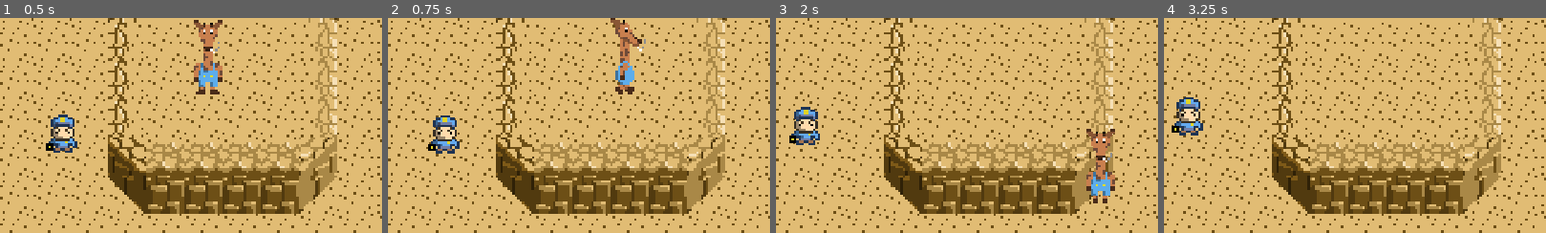
Above: before the commit, frames 1-4 (left to right).
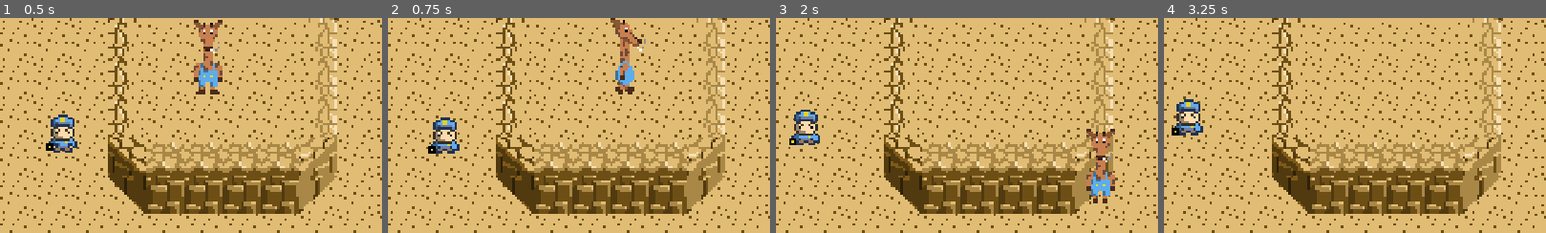
Above: after the commit, the same moments.

Repository: Clancy11011/GRAF-RPG
Game: Godot game, scene res://main.tscn
The game is run twice, just before and just after one commit, with the same random seed, the same clock (stepped at 60 frames per second) and the same inputs.
Inputs:
- Up to frame 1 (0.5 s): no input
- Up to frame 2 (0.75 s): hold D (right) from 0.53 s (still down)
- Up to frame 3 (2 s): release D (right) at 1.28 s; hold S (down) from 1.28 s (still down)
- Up to frame 4 (3.25 s): release S (down) at 2.03 s; hold D (right) 2.03-2.78 s; hold W (up) from 2.78 s (still down)
The pictures show only the part of the screen within x 6-56%, y 26-76%; the shares and areas given below are measured in that part.

Frame 1 is identical in both runs. In frame 2, 0.7% of the frame differs, in the area x 10-19%, y 45-64%; in frame 3, 0.7%; in frame 4, 0.7%.

Commit message:
Guard Animation Tree
Finished Guard Animation Tree

Diff:
--- a/guard.gd
+++ b/guard.gd
@@ -1,4 +1,12 @@
 extends CharacterBody2D
+
+#@export var move_speed : float = 10
+#@export var starting_direction : Vector2 = Vector2(0, 1)
+
+#@onready var animation_tree = $AnimationTree
+
+#func _ready():
+	#update_animation_parameters(starting_direction)
 
 func _physics_process(delta):
 	move_and_slide()
--- a/guard.tscn
+++ b/guard.tscn
@@ -8,6 +8,21 @@
 [sub_resource type="RectangleShape2D" id="RectangleShape2D_g8anr"]
 size = Vector2(13, 16)
 
+[sub_resource type="Animation" id="Animation_hq7i6"]
+length = 0.001
+tracks/0/type = "value"
+tracks/0/imported = false
+tracks/0/enabled = true
+tracks/0/path = NodePath("Sprite2D:frame")
+tracks/0/interp = 1
+tracks/0/loop_wrap = true
+tracks/0/keys = {
+"times": PackedFloat32Array(0),
+"transitions": PackedFloat32Array(1),
+"update": 1,
+"values": [0]
+}
+
 [sub_resource type="Animation" id="Animation_ljj25"]
 resource_name = "idle_down"
 length = 1.2
@@ -25,19 +40,38 @@
 "values": [0, 1]
 }
 
-[sub_resource type="Animation" id="Animation_hq7i6"]
-length = 0.001
-tracks/0/type = "value"
-tracks/0/imported = false
-tracks/0/enabled = true
-tracks/0/path = NodePath("Sprite2D:frame")
-tracks/0/interp = 1
-tracks/0/loop_wrap = true
-tracks/0/keys = {
-"times": PackedFloat32Array(0),
-"transitions": PackedFloat32Array(1),
-"update": 1,
-"values": [0]
+[sub_resource type="Animation" id="Animation_2m43b"]
+resource_name = "idle_left"
+length = 1.2
+loop_mode = 1
+tracks/0/type = "value"
+tracks/0/imported = false
+tracks/0/enabled = true
+tracks/0/path = NodePath("Sprite2D:frame")
+tracks/0/interp = 1
+tracks/0/loop_wrap = true
+tracks/0/keys = {
+"times": PackedFloat32Array(0, 0.6),
+"transitions": PackedFloat32Array(1, 1),
+"update": 1,
+"values": [15, 16]
+}
+
+[sub_resource type="Animation" id="Animation_mfl7e"]
+resource_name = "idle_right"
+length = 1.2
+loop_mode = 1
+tracks/0/type = "value"
+tracks/0/imported = false
+tracks/0/enabled = true
+tracks/0/path = NodePath("Sprite2D:frame")
+tracks/0/interp = 1
+tracks/0/loop_wrap = true
+tracks/0/keys = {
+"times": PackedFloat32Array(0, 0.6),
+"transitions": PackedFloat32Array(1, 1),
+"update": 1,
+"values": [10, 11]
 }
 
 [sub_resource type="Animation" id="Animation_jvuj2"]
@@ -57,40 +91,6 @@
 "values": [5, 6]
 }
 
-[sub_resource type="Animation" id="Animation_mfl7e"]
-resource_name = "idle_right"
-length = 1.2
-loop_mode = 1
-tracks/0/type = "value"
-tracks/0/imported = false
-tracks/0/enabled = true
-tracks/0/path = NodePath("Sprite2D:frame")
-tracks/0/interp = 1
-tracks/0/loop_wrap = true
-tracks/0/keys = {
-"times": PackedFloat32Array(0, 0.6),
-"transitions": PackedFloat32Array(1, 1),
-"update": 1,
-"values": [10, 11]
-}
-
-[sub_resource type="Animation" id="Animation_2m43b"]
-resource_name = "idle_left"
-length = 1.2
-loop_mode = 1
-tracks/0/type = "value"
-tracks/0/imported = false
-tracks/0/enabled = true
-tracks/0/path = NodePath("Sprite2D:frame")
-tracks/0/interp = 1
-tracks/0/loop_wrap = true
-tracks/0/keys = {
-"times": PackedFloat32Array(0, 0.6),
-"transitions": PackedFloat32Array(1, 1),
-"update": 1,
-"values": [15, 16]
-}
-
 [sub_resource type="Animation" id="Animation_dd2er"]
 resource_name = "walk_down"
 length = 1.6
@@ -108,6 +108,40 @@
 "values": [2, 3, 4, 3]
 }
 
+[sub_resource type="Animation" id="Animation_nvn4k"]
+resource_name = "walk_left"
+length = 1.6
+loop_mode = 1
+tracks/0/type = "value"
+tracks/0/imported = false
+tracks/0/enabled = true
+tracks/0/path = NodePath("Sprite2D:frame")
+tracks/0/interp = 1
+tracks/0/loop_wrap = true
+tracks/0/keys = {
+"times": PackedFloat32Array(0, 0.4, 0.8, 1.2),
+"transitions": PackedFloat32Array(1, 1, 1, 1),
+"update": 1,
+"values": [17, 18, 19, 18]
+}
+
+[sub_resource type="Animation" id="Animation_2k7iw"]
+resource_name = "walk_right"
+length = 1.6
+loop_mode = 1
+tracks/0/type = "value"
+tracks/0/imported = false
+tracks/0/enabled = true
+tracks/0/path = NodePath("Sprite2D:frame")
+tracks/0/interp = 1
+tracks/0/loop_wrap = true
+tracks/0/keys = {
+"times": PackedFloat32Array(0, 0.4, 0.8, 1.2),
+"transitions": PackedFloat32Array(1, 1, 1, 1),
+"update": 1,
+"values": [12, 13, 14, 13]
+}
+
 [sub_resource type="Animation" id="Animation_be1g1"]
 resource_name = "walk_up"
 length = 1.6
@@ -123,40 +157,6 @@
 "transitions": PackedFloat32Array(1, 1, 1, 1),
 "update": 1,
 "values": [7, 8, 9, 8]
-}
-
-[sub_resource type="Animation" id="Animation_2k7iw"]
-resource_name = "walk_right"
-length = 1.6
-loop_mode = 1
-tracks/0/type = "value"
-tracks/0/imported = false
-tracks/0/enabled = true
-tracks/0/path = NodePath("Sprite2D:frame")
-tracks/0/interp = 1
-tracks/0/loop_wrap = true
-tracks/0/keys = {
-"times": PackedFloat32Array(0, 0.4, 0.8, 1.2),
-"transitions": PackedFloat32Array(1, 1, 1, 1),
-"update": 1,
-"values": [12, 13, 14, 13]
-}
-
-[sub_resource type="Animation" id="Animation_nvn4k"]
-resource_name = "walk_left"
-length = 1.6
-loop_mode = 1
-tracks/0/type = "value"
-tracks/0/imported = false
-tracks/0/enabled = true
-tracks/0/path = NodePath("Sprite2D:frame")
-tracks/0/interp = 1
-tracks/0/loop_wrap = true
-tracks/0/keys = {
-"times": PackedFloat32Array(0, 0.4, 0.8, 1.2),
-"transitions": PackedFloat32Array(1, 1, 1, 1),
-"update": 1,
-"values": [17, 18, 19, 18]
 }
 
 [sub_resource type="AnimationLibrary" id="AnimationLibrary_q6nk1"]
@@ -172,7 +172,72 @@
 "walk_up": SubResource("Animation_be1g1")
 }
 
+[sub_resource type="AnimationNodeAnimation" id="AnimationNodeAnimation_1e1cu"]
+animation = &"idle_left"
+
+[sub_resource type="AnimationNodeAnimation" id="AnimationNodeAnimation_nhvnw"]
+animation = &"idle_right"
+
+[sub_resource type="AnimationNodeAnimation" id="AnimationNodeAnimation_u6can"]
+animation = &"idle_up"
+
+[sub_resource type="AnimationNodeAnimation" id="AnimationNodeAnimation_d2j0h"]
+animation = &"idle_down"
+
+[sub_resource type="AnimationNodeBlendSpace2D" id="AnimationNodeBlendSpace2D_3artf"]
+blend_point_0/node = SubResource("AnimationNodeAnimation_1e1cu")
+blend_point_0/pos = Vector2(-1, 0)
+blend_point_1/node = SubResource("AnimationNodeAnimation_nhvnw")
+blend_point_1/pos = Vector2(1, 0)
+blend_point_2/node = SubResource("AnimationNodeAnimation_u6can")
+blend_point_2/pos = Vector2(0, 1.1)
+blend_point_3/node = SubResource("AnimationNodeAnimation_d2j0h")
+blend_point_3/pos = Vector2(0, -1.1)
+min_space = Vector2(-1, -1.1)
+max_space = Vector2(1, 1.1)
+blend_mode = 1
+
+[sub_resource type="AnimationNodeAnimation" id="AnimationNodeAnimation_3kxg5"]
+animation = &"walk_left"
+
+[sub_resource type="AnimationNodeAnimation" id="AnimationNodeAnimation_yasbg"]
+animation = &"walk_right"
+
+[sub_resource type="AnimationNodeAnimation" id="AnimationNodeAnimation_3icp5"]
+animation = &"walk_up"
+
+[sub_resource type="AnimationNodeAnimation" id="AnimationNodeAnimation_4no11"]
+animation = &"walk_down"
+
+[sub_resource type="AnimationNodeBlendSpace2D" id="AnimationNodeBlendSpace2D_5t188"]
+blend_point_0/node = SubResource("AnimationNodeAnimation_3kxg5")
+blend_point_0/pos = Vector2(-1, 0)
+blend_point_1/node = SubResource("AnimationNodeAnimation_yasbg")
+blend_point_1/pos = Vector2(1, 0)
+blend_point_2/node = SubResource("AnimationNodeAnimation_3icp5")
+blend_point_2/pos = Vector2(0, 1.1)
+blend_point_3/node = SubResource("AnimationNodeAnimation_4no11")
+blend_point_3/pos = Vector2(0, -1.1)
+min_space = Vector2(-1, -1.1)
+max_space = Vector2(1, 1.1)
+blend_mode = 1
+
+[sub_resource type="AnimationNodeStateMachineTransition" id="AnimationNodeStateMachineTransition_g8avx"]
+advance_mode = 2
+
+[sub_resource type="AnimationNodeStateMachineTransition" id="AnimationNodeStateMachineTransition_jk8tf"]
+advance_mode = 0
+
+[sub_resource type="AnimationNodeStateMachineTransition" id="AnimationNodeStateMachineTransition_aeu8u"]
+advance_mode = 0
+
 [sub_resource type="AnimationNodeStateMachine" id="AnimationNodeStateMachine_ey34c"]
+states/Idle/node = SubResource("AnimationNodeBlendSpace2D_3artf")
+states/Idle/position = Vector2(405.66, 101.716)
+states/Walk/node = SubResource("AnimationNodeBlendSpace2D_5t188")
+states/Walk/position = Vector2(602.66, 100.858)
+transitions = ["Start", "Idle", SubResource("AnimationNodeStateMachineTransition_g8avx"), "Idle", "Walk", SubResource("AnimationNodeStateMachineTransition_jk8tf"), "Walk", "Idle", SubResource("AnimationNodeStateMachineTransition_aeu8u")]
+graph_offset = Vector2(151.813, -18.3151)
 
 [node name="Guard" type="CharacterBody2D"]
 script = ExtResource("1_skg3q")
@@ -193,6 +258,10 @@
 
 [node name="AnimationTree" type="AnimationTree" parent="."]
 tree_root = SubResource("AnimationNodeStateMachine_ey34c")
+anim_player = NodePath("../AnimationPlayer")
+active = true
+parameters/Idle/blend_position = Vector2(2.08165e-12, -0.1)
+parameters/Walk/blend_position = Vector2(0, 0)
 
 [node name="State Machine" type="Node" parent="." node_paths=PackedStringArray("initial_state")]
 script = ExtResource("3_ddb14")
Not shown: 1 places in guard.tscn that only renumber resources
Not shown: 1 places in main.tscn that only renumber resources
